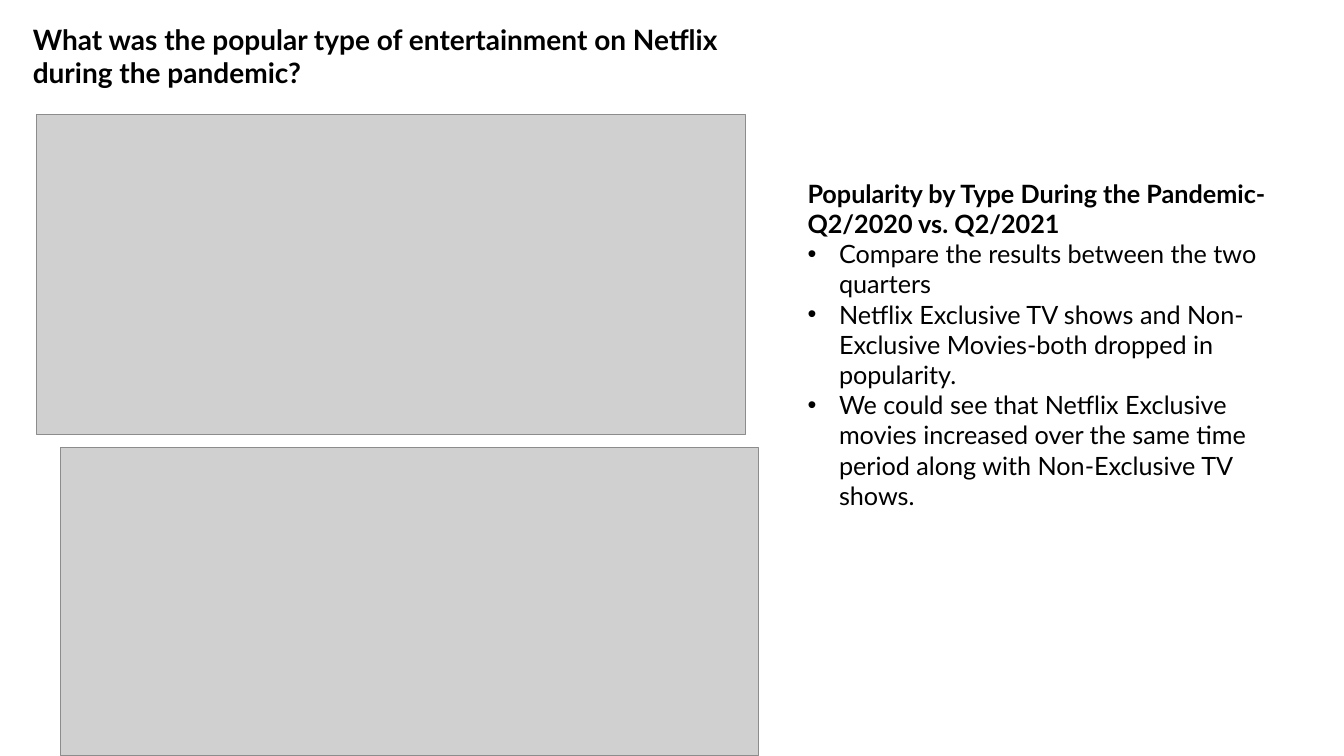
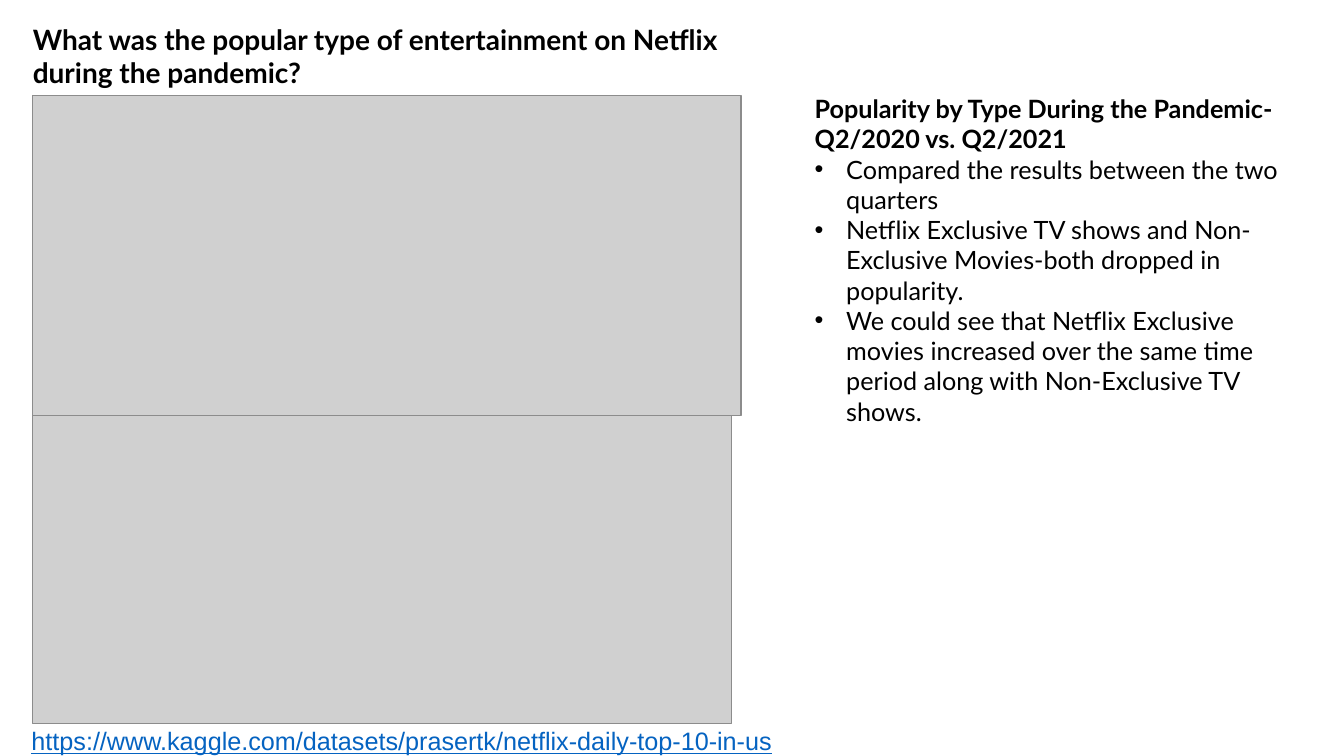
Before and after one commit to Costilrt/The-First-Project, a slide deck: slide 11 of TeamProjectPPT.pptx. Drawn at 1344x756 pixels with LibreOffice and Linux fonts; fonts in the diff are those of the drawing; grey boxes stand for pictures; background and template pictures are left out. Boxes give left, top, right and bottom in pixels: in the first picture for what was removed or moved away, otherwise in the second. Text is boxed around its words. In the diff, an @@ line names an element or a change of style, - is before the commit and + after.

```diff
--- a/TeamProjectPPT.pptx
+++ b/TeamProjectPPT.pptx
@@ text "Popularity by Type During the ...": place and size @@
-text "Popularity by Type During the ..." at bbox=[808, 184, 1265, 506]
+text "Popularity by Type During the ..." at bbox=[815, 99, 1278, 422]
@@ picture: place and size @@
-picture at bbox=[36, 114, 745, 435]
+picture at bbox=[32, 95, 741, 415]
@@ text at bbox=[846, 160, 1278, 213]: text changed @@
-• Compare the results between the two quarters
+• Compared the results between the two quarters
@@ picture: place and size @@
-picture at bbox=[60, 448, 759, 756]
+picture at bbox=[32, 415, 731, 724]
@@ rectangle added at bbox=[21, 741, 1344, 741], fill #FFFFFF, 18 pt, text #0563C1, underline @@
+https://www.kaggle.com/datasets/prasertk/netflix-daily-top-10-in-us
```
Also in this commit, not shown: 2 other slides changed.
